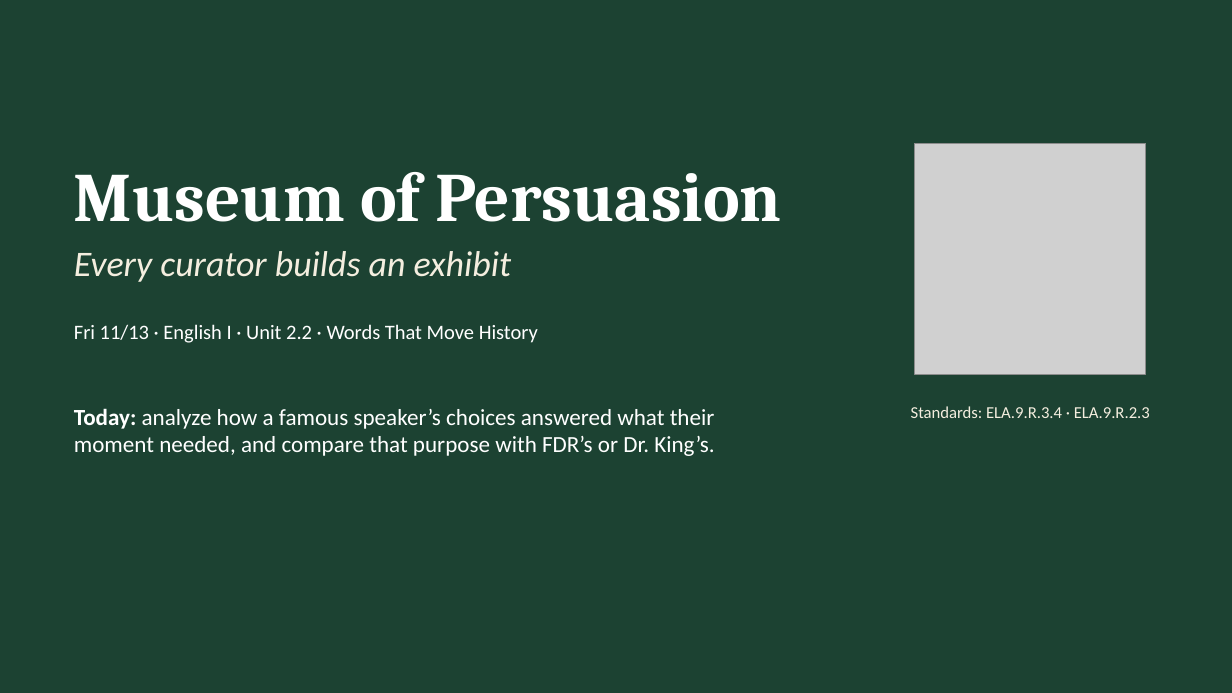
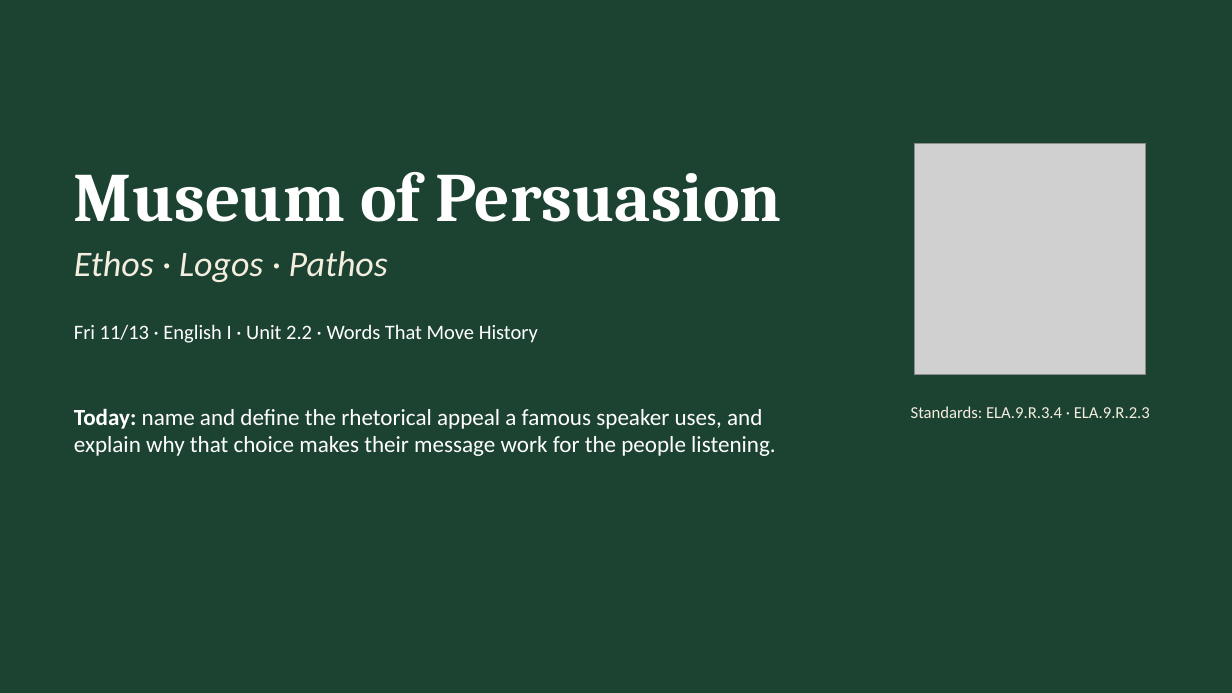
Before and after one commit to bookfairshit/Unit-2.2-Informational-Text, a slide deck: slide 1 of lumio/museum-of-persuasion-nov-13.pptx. Drawn at 1232x693 pixels with LibreOffice and Linux fonts; fonts in the diff are those of the drawing; grey boxes stand for pictures. Boxes give left, top, right and bottom in pixels: in the first picture for what was removed or moved away, otherwise in the second. Text is boxed around its words. In the diff, an @@ line names an element or a change of style, - is before the commit and + after.

```diff
--- a/lumio/museum-of-persuasion-nov-13.pptx
+++ b/lumio/museum-of-persuasion-nov-13.pptx
@@ text at [74,251,388,282]: text changed @@
-Every curator builds an exhibit
+Ethos · Logos · Pathos
@@ text at [74,408,776,456]: text changed @@
-Today: analyze how a famous speaker’s choices answered what their moment needed, and compare that purpose with FDR’s or Dr. King’s.
+Today: name and define the rhetorical appeal a famous speaker uses, and explain why that choice makes their message work for the people listening.
```
Also in this commit, not shown: 8 other slides changed, 1 slide added, 2 other files.
